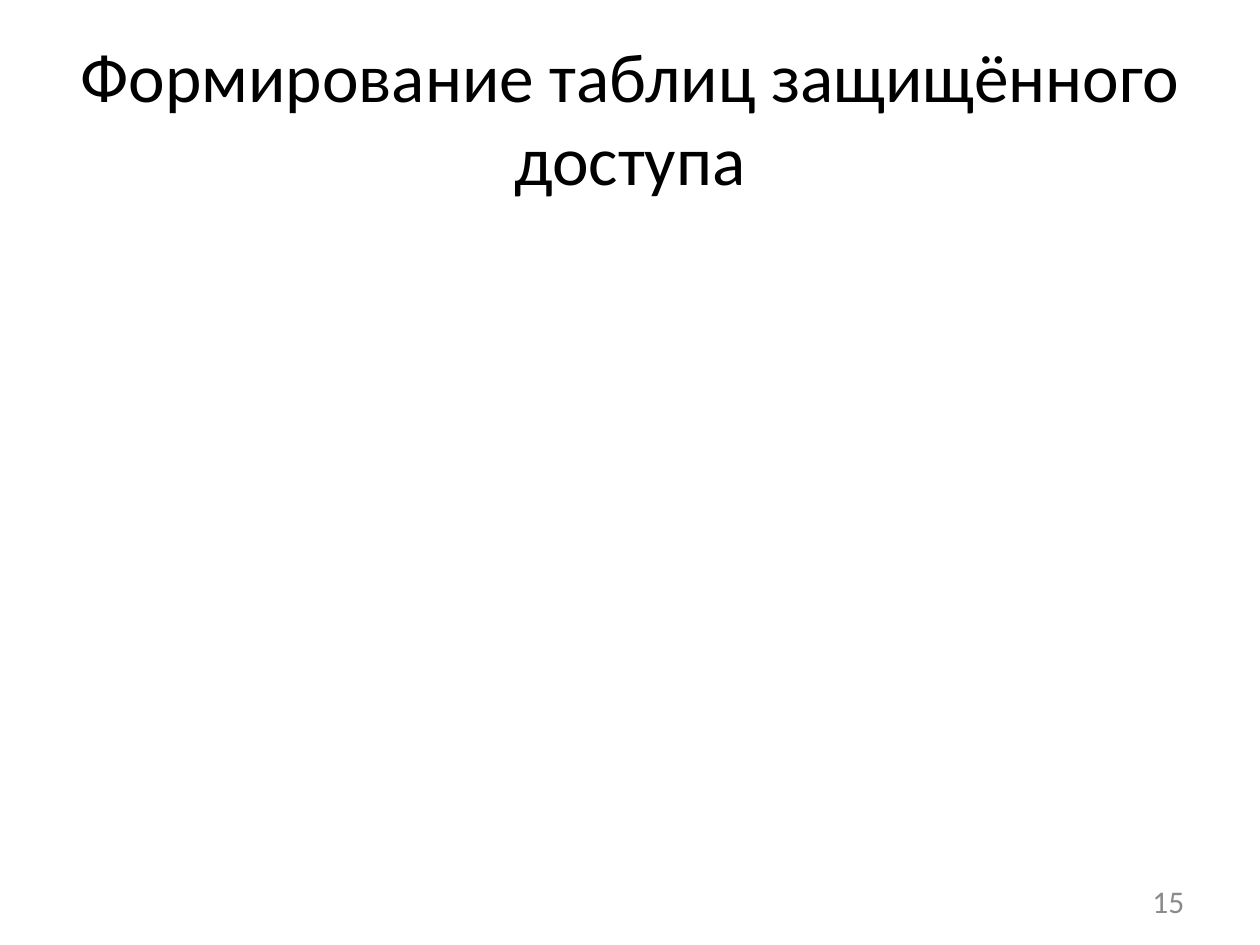
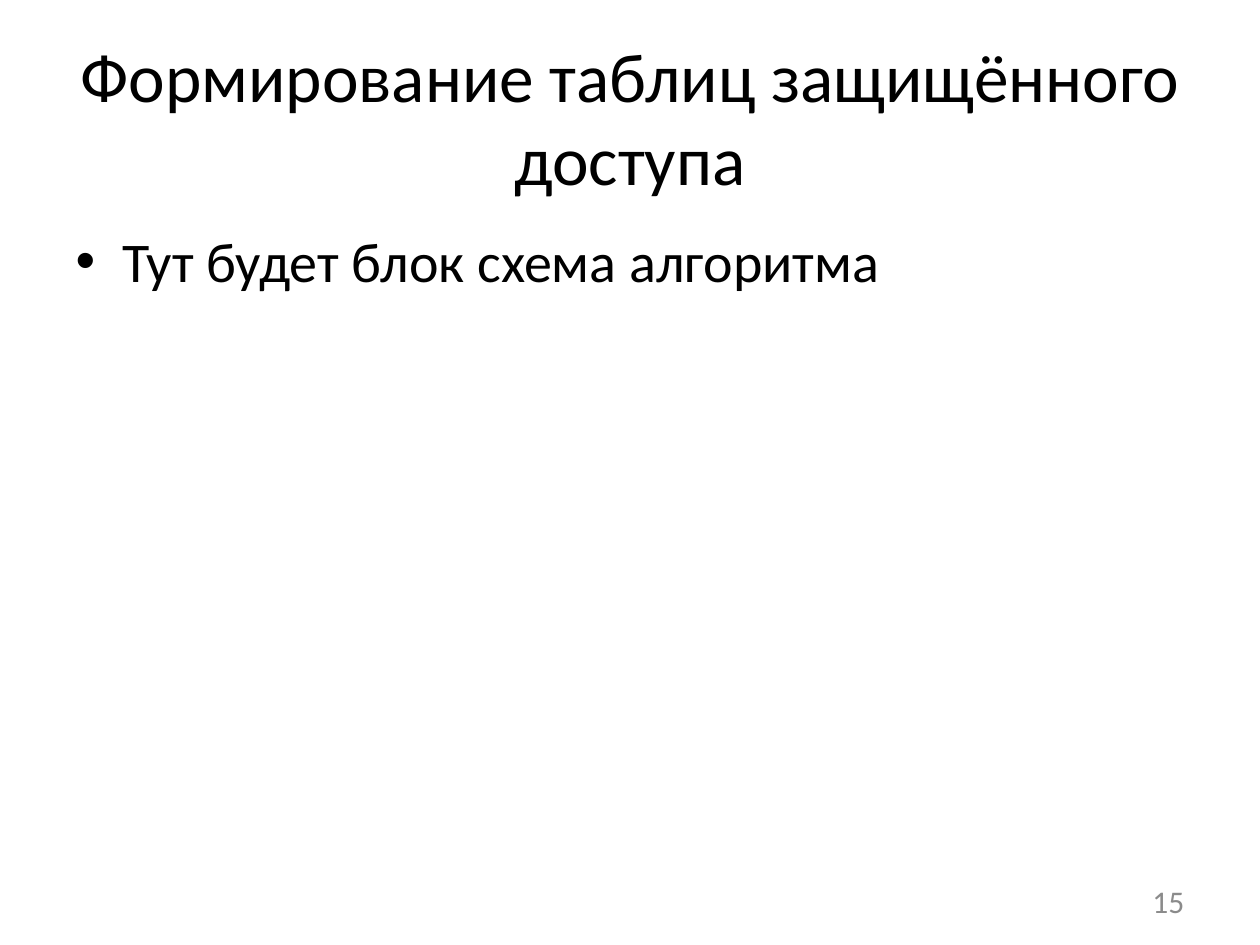
Before and after one commit to afrolovskiy/diplom, a slide deck: slide 15 of presentations/diplom/static race detection.pptx. Drawn at 1260x945 pixels with LibreOffice and Linux fonts; fonts in the diff are those of the drawing. Boxes give left, top, right and bottom in pixels: in the first picture for what was removed or moved away, otherwise in the second. Text is boxed around its words. In the diff, an @@ line names an element or a change of style, - is before the commit and + after.

```diff
--- a/presentations/diplom/static race detection.pptx
+++ b/presentations/diplom/static race detection.pptx
@@ text added at (123, 244, 878, 292), 32 pt, text #000000 @@
+• Тут будет блок схема алгоритма
```
Also in this commit, not shown: 4 other slides changed, 3 slides added, 2 slides removed, 2 other files.
